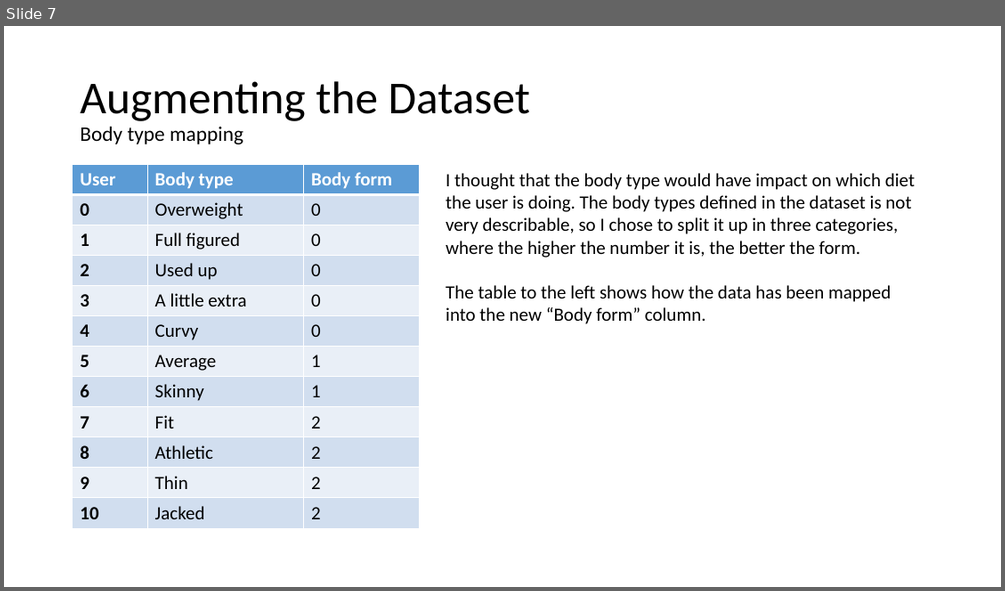
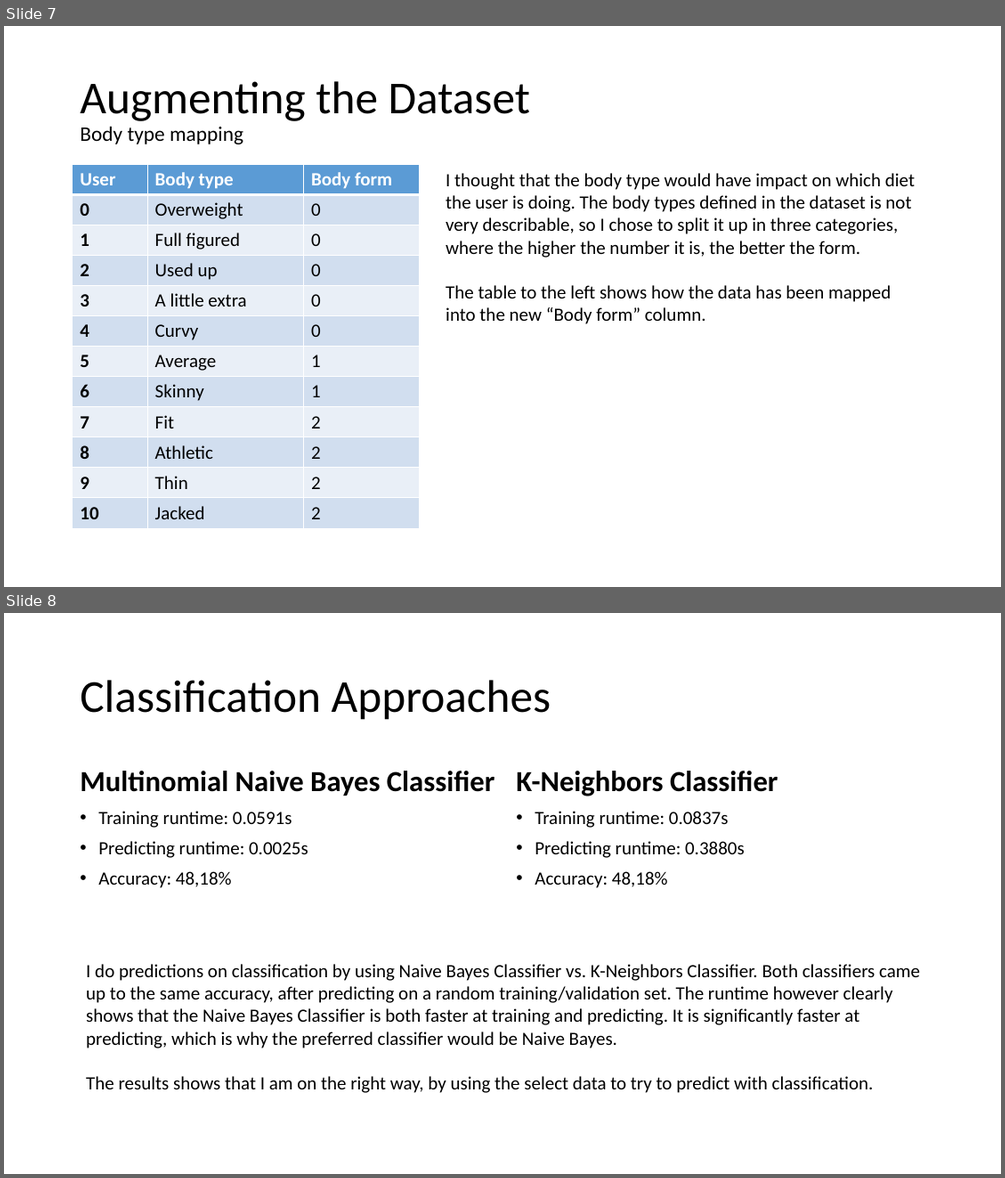
Before and after one commit to JacobHonore/Codecademy-Date-A-Scientist, a slide deck: Presentation.pptx. Shown one above the other, each under a label of ours: slide 7 before the commit, slides 7 and 8 after it. The pictures are 1005x591 and 1005x1178 pixels, drawn with LibreOffice and Linux fonts; fonts in the diff are those of the drawing. Boxes give left, top, right and bottom in pixels: in the first picture for what was removed or moved away, otherwise in the second. Text is boxed around its words. In the diff, an @@ line names an element or a change of style, - is before the commit and + after.

```diff
--- a/Presentation.pptx
+++ b/Presentation.pptx
@@ slide 8 added at (4,613,1001,1174), background #FFFFFF @@
@@ title added at (80,680,550,720), 44 pt, text #000000 @@
+Classification Approaches
@@ text added at (80,771,494,888), 18 pt, text #000000 @@
+Multinomial Naive Bayes Classifier
+• Training runtime: 0.0591s
+• Predicting runtime: 0.0025s
+• Accuracy: 48,18%
@@ text added at (516,771,777,888), 18 pt, text #000000 @@
+K-Neighbors Classifier
+• Training runtime: 0.0837s
+• Predicting runtime: 0.3880s
+• Accuracy: 48,18%
@@ text added at (86,964,920,1093), 18 pt, text #000000 @@
+I do predictions on classification by using Naive Bayes Classifier vs. K-Neighbors Classifier. Both classifiers came up to the same accuracy, after predicting on a random training/validation set. The runtime however clearly shows that the Naive Bayes Classifier is both faster at training and predicting. It is significantly faster at predicting, which is why the preferred classifier would be Naive Bayes.
+The results shows that I am on the right way, by using the select data to try to predict with classification.
```
Also in this commit, not shown: 1 slide changed, 3 other slides added, 1 other file.
